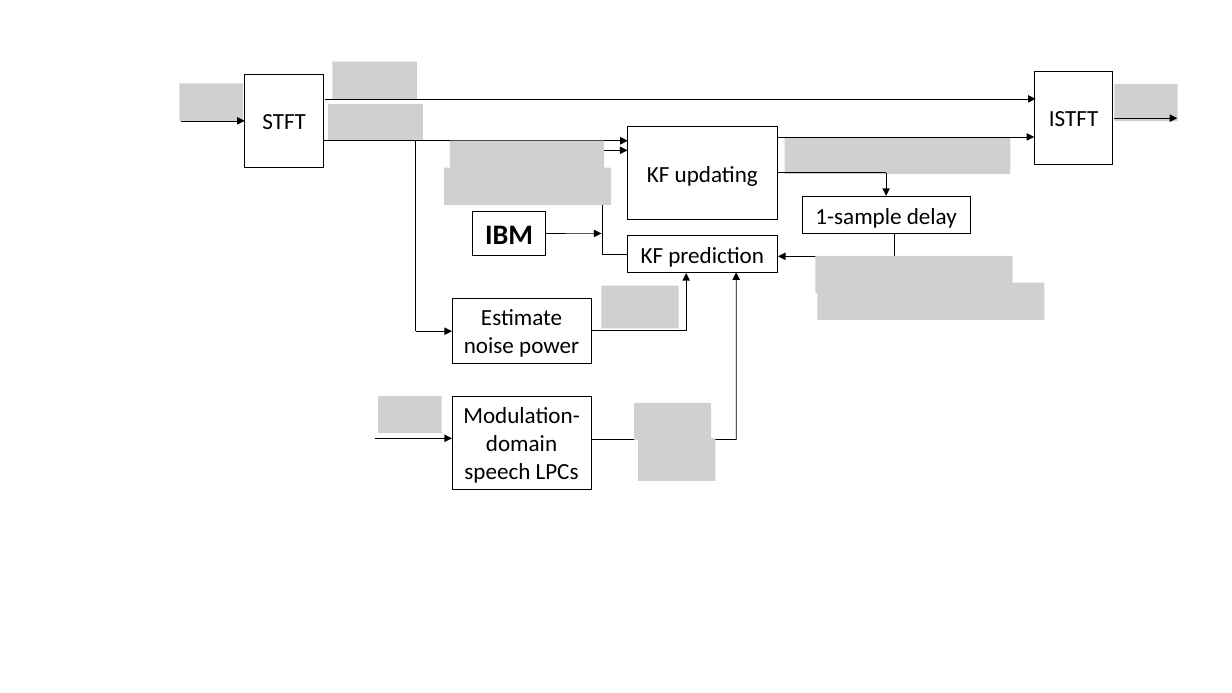
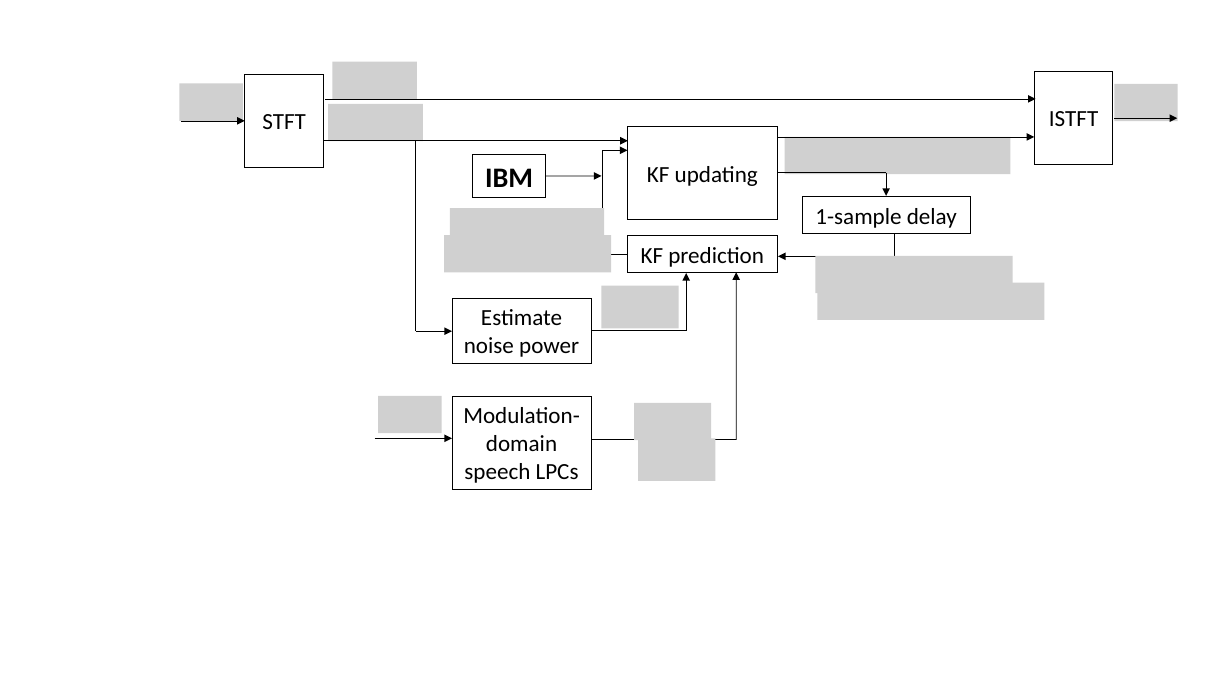
Before and after one commit to jygoh1/FinalYearProject, a slide deck: slide 1 of Final Report/block diagram BMMDKF.pptx. Drawn at 1232x693 pixels with LibreOffice and Linux fonts; fonts in the diff are those of the drawing; grey boxes stand for pictures. Boxes give left, top, right and bottom in pixels: in the first picture for what was removed or moved away, otherwise in the second. Text is boxed around its words. In the diff, an @@ line names an element or a change of style, - is before the commit and + after.

```diff
--- a/Final Report/block diagram BMMDKF.pptx
+++ b/Final Report/block diagram BMMDKF.pptx
@@ picture removed at [450,140,604,177] @@
@@ picture removed at [445,167,612,204] @@
@@ rectangle "IBM": place and size @@
-rectangle "IBM" at [472,212,546,255]
+rectangle "IBM" at [472,154,546,198]
@@ arrow moved from (546, 234) - (602, 234) to (546, 177) - (602, 176) @@
@@ picture added at [450,208,604,245] @@
@@ picture added at [445,235,612,272] @@
```
Also in this commit, not shown: 2 other files.
